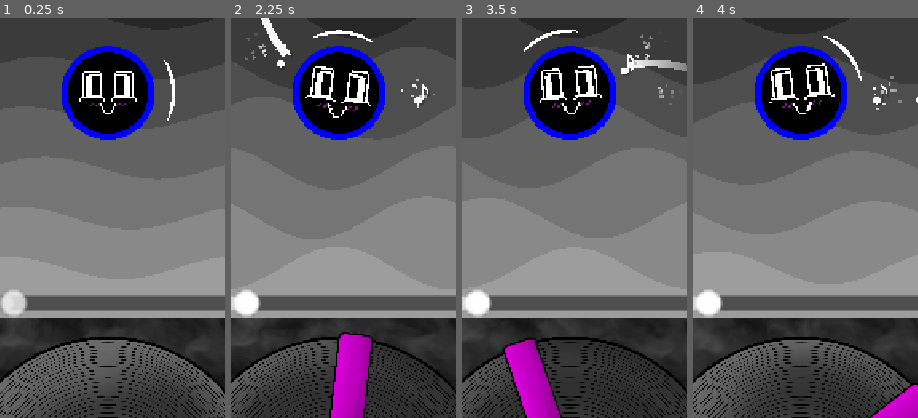
Above: before the commit, frames 1-4 (left to right).
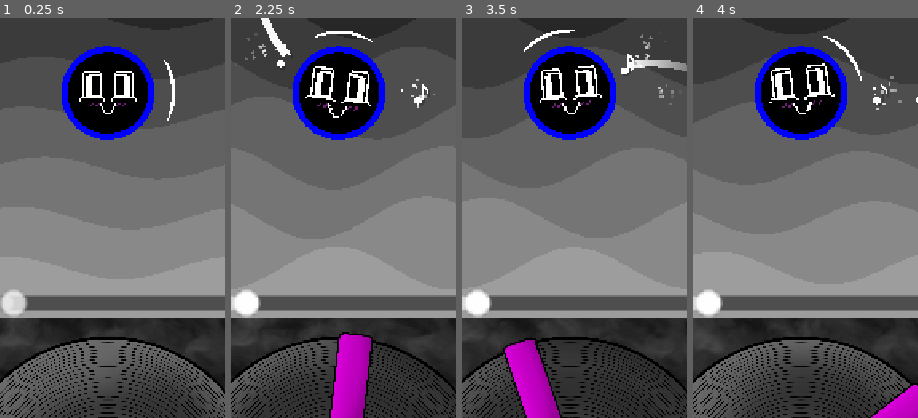
Above: after the commit, the same moments.

Repository: jerecraft-YT/cupi
Game: Godot game, scene res://scenes/StartLoad.tscn
The game is run twice, just before and just after one commit, with the same random seed, the same clock (stepped at 60 frames per second) and the same inputs. The engine's default icon, where the game draws it, is replaced by a stand-in: a white triangle on a blue panel in a dark square. Sound files missing from this copy of the repository are replaced by a short silence.
Inputs (mouse positions are % of the whole screen's width and height, from its top left):
- Up to frame 1 (0.25 s): no input
- Up to frame 2 (2.25 s): move the mouse to (50, 13) at 0.52 s; click (50, 13) at 0.67 s; move the mouse to (30, 55) at 1.27 s; click (30, 55) at 1.42 s; move the mouse to (60, 28) at 2.02 s; click (60, 28) at 2.17 s
- Up to frame 3 (3.5 s): move the mouse to (45, 70) at 2.77 s; click (45, 70) at 2.92 s
- Up to frame 4 (4 s): move the mouse to (80, 65) at 3.52 s; click (80, 65) at 3.67 s
The pictures show only the part of the screen within x 26-76%, y 19-69%; the shares and areas given below are measured in that part.

The runs differ from the first frame. In frame 1, less than 0.1% of the frame differs, in the area x 32-76%, y 7-31%; in frame 2, less than 0.1%, in the area x 32-69%, y 3-31%; in frame 3, less than 0.1%; in frame 4, less than 0.1%.

Commit message:
optimizando datos

Diff:
--- a/metaball/metaball.tscn
+++ b/metaball/metaball.tscn
@@ -13,10 +13,13 @@
 [node name="metaball" type="Node2D" groups=["spectro"]]
 script = ExtResource("1_jhxxm")
 
-[node name="ball" type="Polygon2D" parent="."]
+[node name="ball" type="Polygon2D" parent="." node_paths=PackedStringArray("poligono", "metaball", "line")]
 material = SubResource("ShaderMaterial_jhxxm")
 color = Color(0, 0, 0, 1)
 script = ExtResource("1_5scw5")
+poligono = NodePath(".")
+metaball = NodePath("..")
+line = NodePath("Line2D")
 
 [node name="Line2D" type="Line2D" parent="ball"]
 closed = true
--- a/metaball/polygon_2d.gd
+++ b/metaball/polygon_2d.gd
@@ -1,141 +1,160 @@
 extends Polygon2D
 
-@onready var poligono = $"."
-var numeroPuntos = 64
-var time: float = 0.0
-var amp_base = 70
-@onready var metaball = get_parent()
+@export var poligono:Polygon2D
+@export var metaball:Node2D
 @onready var spectro = get_tree().get_first_node_in_group("spectro")
-@onready var line = $Line2D
+@export var line:Line2D
+
+# Configuración básica
+const NUMERO_PUNTOS := 32
+var tiempo: float = 0.0
+var radio_base := 70.0
+var ancho_pico := 100.0
+var mitad_ancho_pico := ancho_pico / 2.0
+
+# Cache de cálculos
+var progreso_angular := TAU / NUMERO_PUNTOS
+var factores_suavizados := []
+
+# Definición de los picos del polígono
 var picos = [
-	{"angulo": 0.0, "amplitud": 0.0},
-	{"angulo": 45.0, "amplitud": 0.0},
-	{"angulo": 90.0, "amplitud": 0.0},
-	{"angulo": 135.0, "amplitud": 0.0},
-	{"angulo": 180.0, "amplitud": 0.0},
-	{"angulo": 215.0, "amplitud": 0.0},
-	{"angulo": 270.0, "amplitud": 0.0},
-	{"angulo": 315.0, "amplitud": 0.0}
+	{"angulo": 0.0, "amplitud": 0.0, "peso_amplitud": 0.04},
+	{"angulo": 45.0, "amplitud": 0.0, "peso_amplitud": 0.05},
+	{"angulo": 90.0, "amplitud": 0.0, "peso_amplitud": 0.05},
+	{"angulo": 135.0, "amplitud": 0.0, "peso_amplitud": 0.05},
+	{"angulo": 180.0, "amplitud": 0.0, "peso_amplitud": 0.05},
+	{"angulo": 215.0, "amplitud": 0.0, "peso_amplitud": 0.05},
+	{"angulo": 270.0, "amplitud": 0.0, "peso_amplitud": 0.05},
+	{"angulo": 315.0, "amplitud": 0.0, "peso_amplitud": 0.01}
 ]
-var ancho_pico = 100.0
-var tipo_suavizado = 2
 
-func createLine():
-	for i in range(numeroPuntos):
-		line.add_point(Vector2.ONE,-1)
-
-func move_line():
-	for i in range(numeroPuntos):
-		line.set_point_position(i,poligono.polygon[i])
+# Precálculo de ángulos en radianes
+var picos_radianes := []
 
 func _ready() -> void:
-	createLine()
+	_crear_linea()
+	_actualizar_cache_picos()
 
-func _animateCircle():
-	var puntos = PackedVector2Array()
-	var progress = TAU / numeroPuntos
+func _crear_linea():
+	"""Inicializa la línea con puntos vacíos"""
+	line.clear_points()
+	for i in NUMERO_PUNTOS:
+		line.add_point(Vector2.ZERO)
 
-	for i in range(numeroPuntos):
-		var angulo = i * progress
-		var angulo_grados = rad_to_deg(angulo)
-		var amplitud_extra = 0.0
+func _actualizar_cache_picos():
+	"""Precalcula los ángulos en radianes para evitar conversiones en tiempo real"""
+	picos_radianes.clear()
+	for pico in picos:
+		picos_radianes.append(deg_to_rad(pico["angulo"]))
 
-		for pico in picos:
-			var pos_grados = pico["angulo"]
-			var amplitud = pico["amplitud"]
+func _actualizar_linea():
+	"""Actualiza las posiciones de la línea con los puntos del polígono - OPTIMIZADO"""
+	var puntos_poligono = poligono.polygon
+	for i in NUMERO_PUNTOS:
+		line.set_point_position(i, puntos_poligono[i])
 
-			# CORRECCIÓN: Cálculo mejorado de distancia angular
-			var distancia = _calcularDistanciaAngular(angulo_grados, pos_grados)
+func _animar_circulo():
+	"""Genera la forma del polígono basado en los picos definidos - OPTIMIZADO"""
+	var puntos_poligono = PackedVector2Array()
+	puntos_poligono.resize(NUMERO_PUNTOS)
 
-			if distancia <= ancho_pico / 2.0:
-				var factor = 1.0 - (distancia / (ancho_pico / 2.0))
-				amplitud_extra += _aplicarSuavizado(factor) * amplitud
+	for i in NUMERO_PUNTOS:
+		var angulo_actual = i * progreso_angular
+		var amplitud_extra = _calcular_amplitud_extra(angulo_actual)
+		var radio_final = radio_base + amplitud_extra
 
-		var radio = amp_base + amplitud_extra
-		puntos.append(Vector2(cos(angulo) * radio, sin(angulo) * radio))
+		puntos_poligono[i] = Vector2(cos(angulo_actual) * radio_final, sin(angulo_actual) * radio_final)
 
-	poligono.polygon = puntos
+	poligono.polygon = puntos_poligono
 
-# NUEVA FUNCIÓN: Cálculo robusto de distancia angular
-func _calcularDistanciaAngular(a: float, b: float) -> float:
-	var diff = abs(a - b)
-	return min(diff, 360.0 - diff)
+func _calcular_amplitud_extra(angulo_rad: float) -> float:
+	"""Calcula la amplitud extra de todos los picos en un ángulo específico"""
+	var amplitud_extra := 0.0
+	var angulo_grados = rad_to_deg(angulo_rad)
 
-func _aplicarSuavizado(factor: float) -> float:
-	match tipo_suavizado:
-		1: return sin(factor * PI * 0.5)
-		2: return smoothstep(0.0, 1.0, factor)
-		3: return factor * factor
-		4: return 1.0 - pow(1.0 - factor, 3.0)
-		5:
-			if factor < 0.5:
-				return 4.0 * factor * factor * factor
-			else:
-				return 1.0 - pow(-2.0 * factor + 2.0, 3.0) / 2.0
-		_: return factor
+	for j in picos.size():
+		var pico = picos[j]
+		var distancia_angular = _calcular_distancia_angular(angulo_grados, pico["angulo"])
 
-func smoothstep(edge0: float, edge1: float, x: float) -> float:
-	var t = clamp((x - edge0) / (edge1 - edge0), 0.0, 1.0)
+		if distancia_angular <= mitad_ancho_pico:
+			var factor_influencia = 1.0 - (distancia_angular / mitad_ancho_pico)
+			amplitud_extra += _aplicar_suavizado(factor_influencia) * pico["amplitud"]
+
+	return amplitud_extra
+
+func _calcular_distancia_angular(angulo_a: float, angulo_b: float) -> float:
+	"""Calcula la distancia angular más corta entre dos ángulos - OPTIMIZADO"""
+	var diferencia = abs(angulo_a - angulo_b)
+	return min(diferencia, 360.0 - diferencia)
+
+func _aplicar_suavizado(factor: float) -> float:
+	"""Aplica interpolación suave al factor de influencia - OPTIMIZADO"""
+	# smoothstep optimizado: t * t * (3.0 - 2.0 * t)
+	var t = clamp(factor, 0.0, 1.0)
 	return t * t * (3.0 - 2.0 * t)
 
+func _normalizar_angulo(angulo: float) -> float:
+	"""Normaliza un ángulo al rango [0, 360) grados - OPTIMIZADO"""
+	var normalizado = fmod(angulo, 360.0)
+	return normalizado + 360.0 if normalizado < 0 else normalizado
+
 func _process(delta: float) -> void:
+	# Animación continua
 	metaball.rotation += 0.01 * DataGame.time_fixed
-	time += delta
-	_animateCircle()
-	setAmplitudPico(0, spectro.max_values[1]*0.04)
-	setAmplitudPico(1, spectro.max_values[2]*0.05)
-	setAmplitudPico(2, spectro.max_values[3]*0.05)
-	setAmplitudPico(3, spectro.max_values[4]*0.05)
-	setAmplitudPico(4, spectro.max_values[5]*0.05)
-	setAmplitudPico(5, spectro.max_values[6]*0.05)
-	setAmplitudPico(6, spectro.max_values[7]*0.05)
-	setAmplitudPico(7, spectro.max_values[8]*0.1)
-	move_line()
+	tiempo += delta
 
-# ===== FUNCIONES PARA MODIFICAR ÁNGULOS DE PICOS =====
+	# Actualizar amplitudes desde el espectro - OPTIMIZADO
+	_actualizar_amplitudes_desde_espectro()
 
-func setAnguloPico(indice: int, nuevo_angulo: float):
+	_animar_circulo()
+	_actualizar_linea()
+
+func _actualizar_amplitudes_desde_espectro():
+	"""Actualiza las amplitudes de todos los picos desde el espectro"""
+	var max_values = spectro.max_values
+	for i in picos.size():
+		picos[i]["amplitud"] = max_values[i + 1] * picos[i]["peso_amplitud"]
+
+# ==== INTERFAZ PÚBLICA PARA MANIPULAR PICOS ====
+
+func establecer_angulo_pico(indice: int, nuevo_angulo: float):
 	if indice >= 0 and indice < picos.size():
-		picos[indice]["angulo"] = _normalizarAngulo(nuevo_angulo)
+		picos[indice]["angulo"] = _normalizar_angulo(nuevo_angulo)
+		_actualizar_cache_picos()
 
-func getAnguloPico(indice: int) -> float:
+func obtener_angulo_pico(indice: int) -> float:
+	return picos[indice]["angulo"] if indice >= 0 and indice < picos.size() else 0.0
+
+func mover_pico(indice: int, incremento_grados: float):
 	if indice >= 0 and indice < picos.size():
-		return picos[indice]["angulo"]
-	return 0.0
+		picos[indice]["angulo"] = _normalizar_angulo(picos[indice]["angulo"] + incremento_grados)
+		_actualizar_cache_picos()
 
-func moverPico(indice: int, incremento_grados: float):
-	if indice >= 0 and indice < picos.size():
-		picos[indice]["angulo"] = _normalizarAngulo(picos[indice]["angulo"] + incremento_grados)
-
-func setAmplitudPico(indice: int, nueva_amplitud: float):
+func establecer_amplitud_pico(indice: int, nueva_amplitud: float):
 	if indice >= 0 and indice < picos.size():
 		picos[indice]["amplitud"] = nueva_amplitud
 
-func agregarPico(angulo: float, amplitud: float):
-	picos.append({"angulo": _normalizarAngulo(angulo), "amplitud": amplitud})
+func agregar_pico(angulo: float, amplitud: float, peso_amplitud: float = 0.05):
+	picos.append({
+		"angulo": _normalizar_angulo(angulo),
+		"amplitud": amplitud,
+		"peso_amplitud": peso_amplitud
+	})
+	_actualizar_cache_picos()
 
-func eliminarPico(indice: int):
+func eliminar_pico(indice: int):
 	if indice >= 0 and indice < picos.size():
 		picos.remove_at(indice)
+		_actualizar_cache_picos()
 
-func getPico(indice: int) -> Dictionary:
-	if indice >= 0 and indice < picos.size():
-		return picos[indice].duplicate()
-	return {}
+func obtener_pico(indice: int) -> Dictionary:
+	return picos[indice].duplicate() if indice >= 0 and indice < picos.size() else {}
 
-func rotarTodosLosPicos(incremento_grados: float):
+func rotar_todos_los_picos(incremento_grados: float):
 	for pico in picos:
-		pico["angulo"] = _normalizarAngulo(pico["angulo"] + incremento_grados)
+		pico["angulo"] = _normalizar_angulo(pico["angulo"] + incremento_grados)
+	_actualizar_cache_picos()
 
-func setAnchoPicos(nuevo_ancho: float):
+func establecer_ancho_picos(nuevo_ancho: float):
 	ancho_pico = nuevo_ancho
-
-func setTipoSuavizado(tipo: int):
-	tipo_suavizado = tipo
-
-# NUEVA FUNCIÓN: Normalizar ángulo a rango [0, 360)
-func _normalizarAngulo(angulo: float) -> float:
-	var normalizado = fmod(angulo, 360.0)
-	if normalizado < 0:
-		normalizado += 360.0
-	return normalizado
+	mitad_ancho_pico = nuevo_ancho / 2.0
--- a/prefabs/cupi.tscn
+++ b/prefabs/cupi.tscn
@@ -132,8 +132,10 @@
 _data = [Vector2(0, 0.35), 0.0, 2.5923755, 0, 0, Vector2(0.25, 1), 0.0, 0.0, 0, 0, Vector2(0.75, 1), 0.0, -2.5923755, 0, 0, Vector2(1, 0.35190612), 0.0, 0.0, 0, 0]
 point_count = 4
 
-[node name="Cupi" type="Node2D" node_paths=PackedStringArray("levelMusic", "barBeat0Player", "barBeat1Player", "cupiMouth")]
+[node name="Cupi" type="Node2D" node_paths=PackedStringArray("cupi", "cupiContainer", "levelMusic", "barBeat0Player", "barBeat1Player", "cupiMouth")]
 script = ExtResource("1_d23ml")
+cupi = NodePath("cupiContainer/Face")
+cupiContainer = NodePath("cupiContainer")
 levelMusic = NodePath("LevelMusic")
 barBeat0Player = NodePath("beat0")
 barBeat1Player = NodePath("beat1")
@@ -163,9 +165,6 @@
 points = PackedVector2Array(25.981, -15, 27.716, -11.481, 28.978, -7.765, 29.743, -3.916, 30, 0, 29.743, 3.916, 28.978, 7.765, 27, 12, 23, 17)
 width = 2.0
 width_curve = SubResource("Curve_d23ml")
-joint_mode = 2
-begin_cap_mode = 2
-end_cap_mode = 2
 
 [node name="beat0" type="AudioStreamPlayer" parent="."]
 stream = ExtResource("5_lqyft")
--- a/scripts/bullets/SpiralBullet.gd
+++ b/scripts/bullets/SpiralBullet.gd
@@ -117,7 +117,7 @@
 
 	# cantidad de puntos
 	var number_points: int = 1 + abs(int(anguloFinal)) + int(calc /256)
-	print(number_points)
+	#print(number_points)
 	var needed_points: int = number_points + 1
 	var current_points: int = line.get_point_count()
 
--- a/scripts/player/cupi.gd
+++ b/scripts/player/cupi.gd
@@ -1,6 +1,7 @@
 extends Node2D
 
-@onready var cupi = $cupiContainer/Face
+@export var cupi:Node2D
+@export var cupiContainer:Node2D
 @onready var line = $Shield
 @onready var BG = get_tree().get_first_node_in_group("BG")
 var wave_amp = 0.025
@@ -16,7 +17,6 @@
 @onready var slider = get_tree().get_first_node_in_group("slider")
 @onready var controladorGeneral = get_tree().get_first_node_in_group("controlador")
 @onready var bg3d:MeshInstance3D = get_tree().get_first_node_in_group("Bg3D")
-
 #variables del shield
 @export var amp:float = 35
 var actual_angle:float
@@ -99,9 +99,8 @@
 	return(data)
 
 func _process(delta: float) -> void:
-	lineScale = $cupiContainer.lineScale
-	createcircle()
-
+	line.scale = Vector2.ONE*cupiContainer.lineScale
+	line.rotation = controladorGeneral.rotation
 	convertedBPM = bpm*TimeMultiplier
 
 	timeBPM += delta*abs(TimeMultiplier)
@@ -178,4 +177,4 @@
 
 		#crear puntos en orden en forma de circulo
 		actual_angle = (float(i)*(cobertura/number_points))-(cobertura/2.0)
-		line.add_point(Vector2(cos(controladorGeneral.rotation + deg_to_rad( actual_angle))*amp*lineScale,sin(controladorGeneral.rotation +deg_to_rad(actual_angle))*amp*lineScale),i)
+		line.add_point(Vector2(cos(deg_to_rad( actual_angle))*amp,sin(deg_to_rad(actual_angle))*amp),i)
